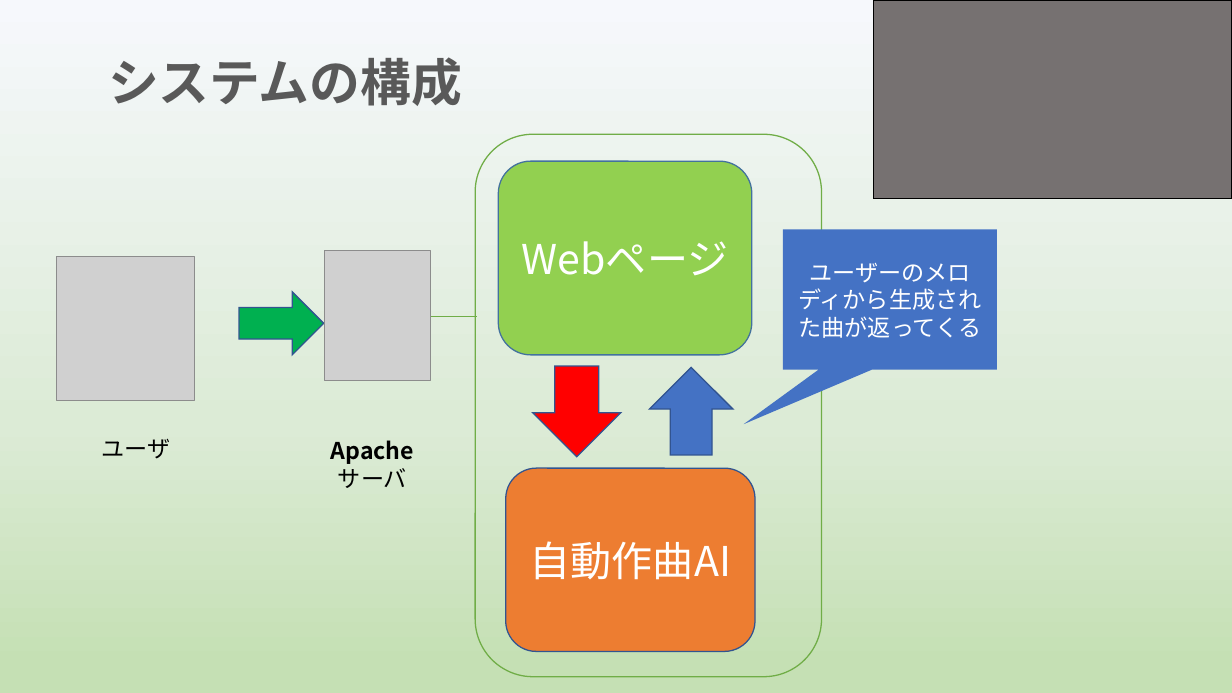
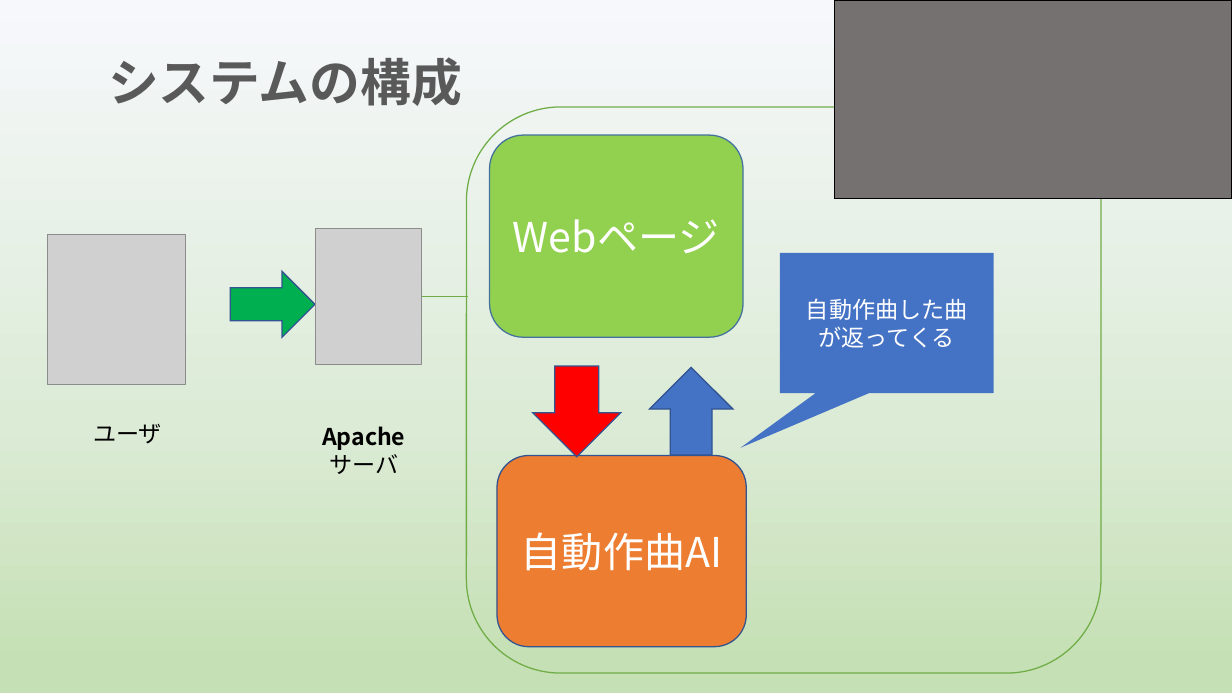
Before and after one commit to yoshitake266/bitComposer_prj, a slide deck: slide 6 of presentation/graduation/bit Composer3 .pptx (slide 5 before the commit). Drawn at 1232x693 pixels with LibreOffice and Linux fonts; fonts in the diff are those of the drawing; grey boxes stand for pictures. Boxes give left, top, right and bottom in pixels: in the first picture for what was removed or moved away, otherwise in the second. Text is boxed around its words. In the diff, an @@ line names an element or a change of style, - is before the commit and + after.

```diff
--- a/presentation/graduation/bit Composer3 .pptx
+++ b/presentation/graduation/bit Composer3 .pptx
@@ rectangle: place and size @@
-rectangle at [873,0,1232,199]
+rectangle at [835,0,1232,199]
@@ rounded rectangle: place and size @@
-rounded rectangle at [475,134,822,677]
+rounded rectangle at [467,107,1102,674]
@@ rounded rectangle "Webページ": place and size @@
-rounded rectangle "Webページ" at [498,161,751,355]
+rounded rectangle "Webページ" at [490,135,743,337]
@@ picture: place and size @@
-picture at [56,256,194,400]
+picture at [48,235,186,385]
@@ picture: place and size @@
-picture at [324,250,431,381]
+picture at [315,228,421,364]
@@ speech box "自動作曲した曲": place and size @@
-speech box "自動作曲した曲" at [783,229,996,370]
+speech box "自動作曲した曲" at [780,253,994,394]
@@ right arrow: place and size @@
-right arrow at [239,292,324,355]
+right arrow at [230,272,315,337]
@@ line moved from (431, 316) - (477, 316) to (421, 297) - (468, 297) @@
@@ text in speech box at [806,298,968,348]: text changed @@
-ユーザーのメロディから生成された曲が返ってくる
+自動作曲した曲
+が返ってくる
@@ text "ユーザ": place and size @@
-text "ユーザ" at [102,439,171,459]
+text "ユーザ" at [93,424,162,444]
@@ text "Apache": place and size @@
-text "Apache" at [331,440,414,488]
+text "Apache" at [322,426,405,474]
@@ rounded rectangle "自動作曲AI": place and size @@
-rounded rectangle "自動作曲AI" at [506,469,755,652]
+rounded rectangle "自動作曲AI" at [497,456,747,647]
```
Also in this commit, not shown: 7 other slides changed, 7 slides added, 7 slides removed.
